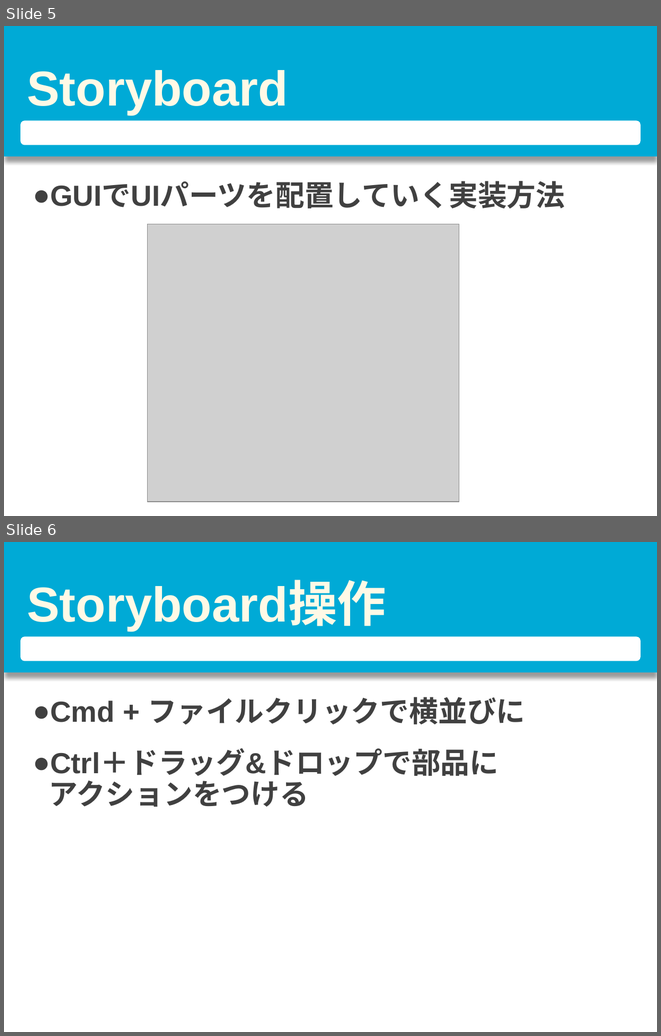
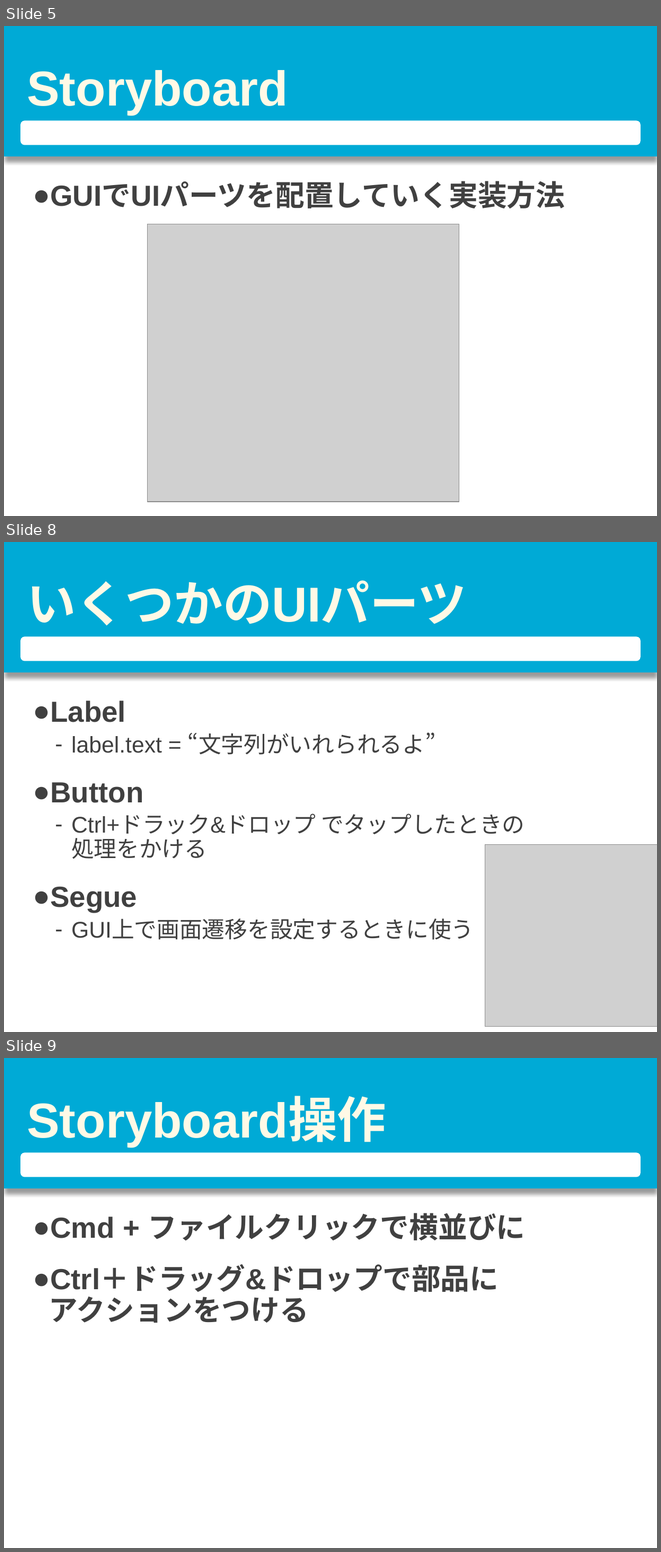
Before and after one commit to nshhhin/Swift-, a slide deck: 第二回/第二回資料.pptx. Shown one above the other, each under a label of ours: slides 5 and 6 before the commit, slides 5, 8 and 9 after it; the slides between them are not shown. The pictures are 661x1036 and 661x1552 pixels, drawn with LibreOffice and Linux fonts; fonts in the diff are those of the drawing; grey boxes stand for pictures. Boxes give left, top, right and bottom in pixels: in the first picture for what was removed or moved away, otherwise in the second. Text is boxed around its words. In the diff, an @@ line names an element or a change of style, - is before the commit and + after.

```diff
--- a/第二回/第二回資料.pptx
+++ b/第二回/第二回資料.pptx
@@ slide 8 added at [4,542,657,1032], background #FFFFFF; not listed: 2 template elements that a slide beside it also shows @@
@@ title added at [27,580,467,626], 54 pt, text #FFF9E6, bold @@
+いくつかのUIパーツ
@@ text added at [50,700,525,940], 25 pt, text #404040 @@
+● Label
+  – label.text = “文字列がいれられるよ”
+● Button
+  – Ctrl+ドラック&ドロップ でタップしたときの
+    処理をかける
+● Segue
+  – GUI上で画面遷移を設定するときに使う
@@ picture added at [485,844,657,1026] @@
@@ what was slide 6 is now slide 9 @@
```
Also in this commit, not shown: 4 slides changed, 2 other slides added, 35 other files.
